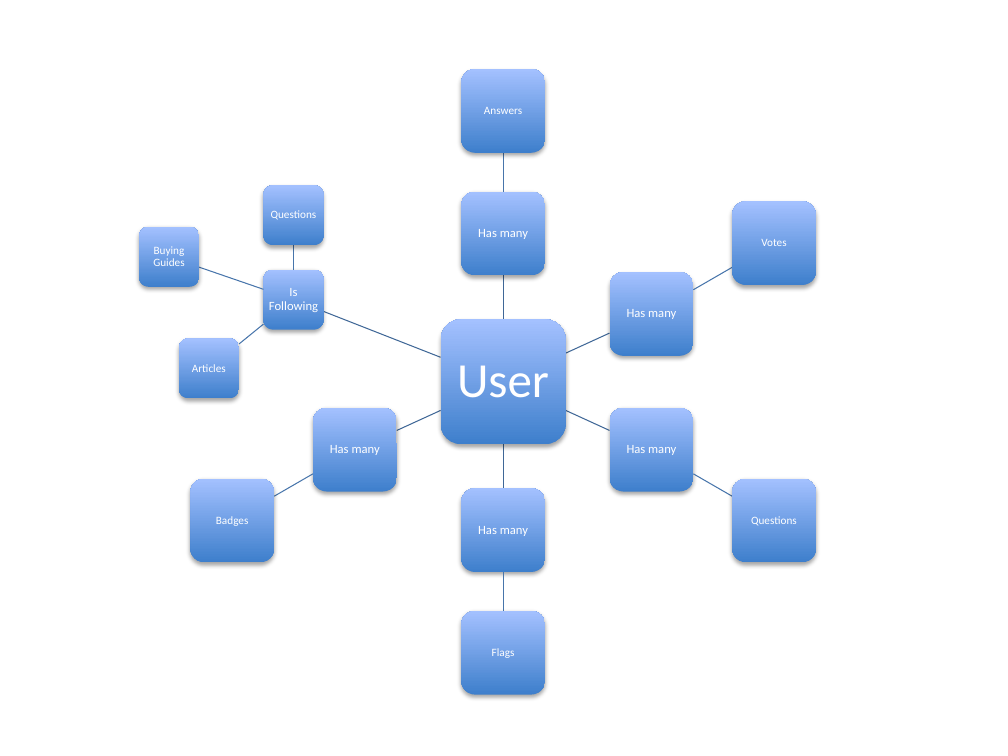
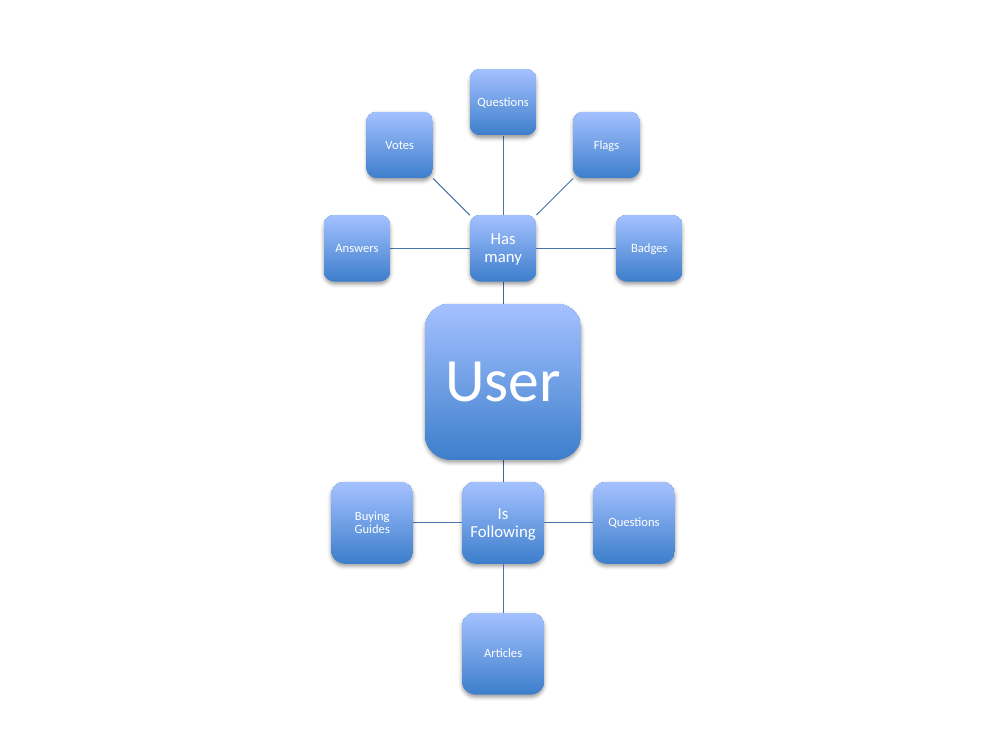
Before and after one commit to starbunks/ilikebeer, a slide deck: slide 1 of profile_ERD.pptx (slide 2 before the commit). Drawn at 1008x756 pixels with LibreOffice and Linux fonts; fonts in the diff are those of the drawing. Boxes give left, top, right and bottom in pixels: in the first picture for what was removed or moved away, otherwise in the second. Text is boxed around its words. In the diff, an @@ line names an element or a change of style, - is before the commit and + after.

```diff
--- a/profile_ERD.pptx
+++ b/profile_ERD.pptx
@@ rounded rectangle resized from (x1=462, y1=69, x2=545, y2=152) to (x1=470, y1=69, x2=536, y2=135) @@
@@ text "Questions" moved from (x1=271, y1=210, x2=317, y2=220) to (x1=477, y1=97, x2=528, y2=108) @@
@@ rounded rectangle resized from (x1=263, y1=269, x2=324, y2=330) to (x1=367, y1=112, x2=433, y2=178) @@
@@ text "Votes" moved from (x1=761, y1=239, x2=786, y2=246) to (x1=385, y1=141, x2=414, y2=149) @@
@@ rounded rectangle resized from (x1=178, y1=339, x2=239, y2=399) to (x1=574, y1=112, x2=640, y2=178) @@
@@ text "Flags" moved from (x1=492, y1=648, x2=515, y2=658) to (x1=594, y1=140, x2=620, y2=151) @@
@@ freeform shape resized from (x1=503, y1=153, x2=503, y2=192) to (x1=503, y1=136, x2=503, y2=215) @@
@@ group removed at (x1=139, y1=202, x2=815, y2=562): 10 freeform shapes, 4 texts, 4 rounded rectangles @@
-Has many
-Has many
-Has many
-Has many
@@ rounded rectangle resized from (x1=263, y1=185, x2=324, y2=246) to (x1=324, y1=215, x2=390, y2=281) @@
@@ text "Answers" moved from (x1=484, y1=107, x2=522, y2=114) to (x1=335, y1=244, x2=378, y2=252) @@
@@ rounded rectangle resized from (x1=462, y1=192, x2=545, y2=275) to (x1=470, y1=215, x2=536, y2=281) @@
@@ text "Has many" at (x1=484, y1=233, x2=522, y2=265): size 9 to 12 pt; more space between paragraphs @@
@@ rounded rectangle resized from (x1=610, y1=272, x2=694, y2=356) to (x1=616, y1=215, x2=682, y2=281) @@
@@ text "Badges" moved from (x1=216, y1=516, x2=249, y2=526) to (x1=631, y1=243, x2=668, y2=254) @@
@@ freeform shape resized from (x1=502, y1=276, x2=502, y2=319) to (x1=503, y1=281, x2=503, y2=303) @@
@@ rounded rectangle resized from (x1=440, y1=320, x2=565, y2=445) to (x1=425, y1=303, x2=582, y2=460) @@
@@ text "User" moved from (x1=457, y1=365, x2=549, y2=397) to (x1=445, y1=361, x2=561, y2=402) @@
@@ text "User" at (x1=445, y1=361, x2=561, y2=402): size 35 to 44 pt; more space between paragraphs @@
@@ freeform shape resized from (x1=502, y1=445, x2=502, y2=488) to (x1=503, y1=460, x2=503, y2=482) @@
@@ rounded rectangle moved from (x1=312, y1=407, x2=396, y2=491) to (x1=332, y1=482, x2=413, y2=563) @@
@@ size 8 to 9 pt in 8 elements at (x1=608, y1=517, x2=659, y2=528), (x1=335, y1=244, x2=378, y2=252), (x1=385, y1=141, x2=414, y2=149), (x1=594, y1=140, x2=620, y2=151), (x1=631, y1=243, x2=668, y2=254), (x1=477, y1=97, x2=528, y2=108), (x1=484, y1=648, x2=522, y2=657), (x1=355, y1=511, x2=390, y2=533) @@
@@ text "Buying Guides" moved from (x1=153, y1=246, x2=185, y2=266) to (x1=355, y1=511, x2=390, y2=533) @@
@@ rounded rectangle moved from (x1=462, y1=488, x2=545, y2=572) to (x1=463, y1=482, x2=544, y2=563) @@
@@ text "Is Following" at (x1=470, y1=508, x2=535, y2=540): size 9 to 12 pt; more space between paragraphs @@
@@ text "Is Following" moved from (x1=269, y1=288, x2=318, y2=312) to (x1=470, y1=508, x2=535, y2=540) @@
@@ rounded rectangle moved from (x1=610, y1=407, x2=694, y2=491) to (x1=593, y1=482, x2=674, y2=563) @@
@@ text "Questions" moved from (x1=751, y1=516, x2=797, y2=525) to (x1=608, y1=517, x2=659, y2=528) @@
@@ group added at (x1=390, y1=178, x2=616, y2=523): 6 freeform shapes @@
@@ freeform shape resized from (x1=503, y1=573, x2=503, y2=611) to (x1=503, y1=564, x2=503, y2=613) @@
@@ text "Articles" moved from (x1=192, y1=364, x2=226, y2=372) to (x1=484, y1=648, x2=522, y2=657) @@
```
Also in this commit, not shown: 1 other slide changed, 1 slide removed.
